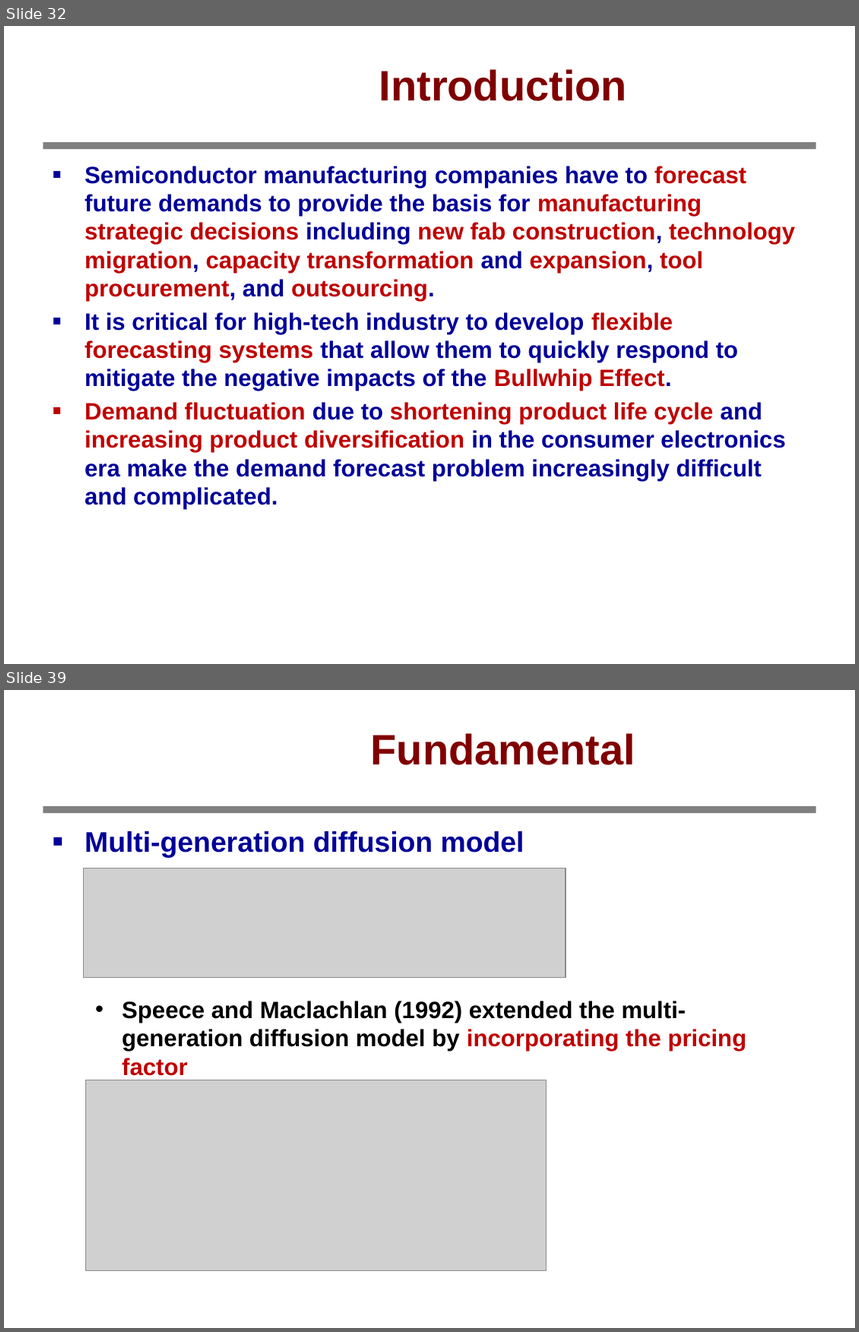
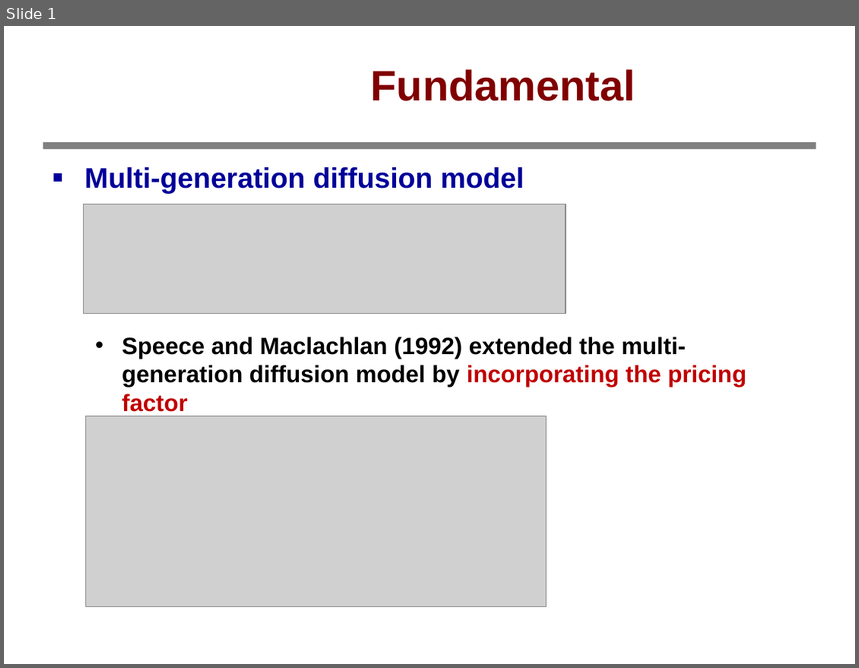
Before and after one commit to bbq9793101pohsien/Test_data, a slide deck: 學術交流.pptx. Shown one above the other, each under a label of ours: slides 32 and 39 before the commit, slide 1 after it; the slides between them are not shown. The pictures are 859x1332 and 859x668 pixels, drawn with LibreOffice and Linux fonts; fonts in the diff are those of the drawing; grey boxes stand for pictures; background and template pictures are left out. Boxes give left, top, right and bottom in pixels: in the first picture for what was removed or moved away, otherwise in the second. Text is boxed around its words. In the diff, an @@ line names an element or a change of style, - is before the commit and + after.

```diff
--- a/學術交流.pptx
+++ b/學術交流.pptx
@@ slide 32 removed at [4, 26, 855, 664], background #FFFFFF; not listed: 1 template element that a slide beside it also shows @@
@@ title removed at [379, 69, 627, 101] @@
-Introduction
@@ text removed at [85, 166, 795, 509] @@
-■ Semiconductor manufacturing companies have to forecast future demands to provide the basis for manufacturing strategic decisions including new fab construction, technology migration, capacity transformation and expansion, tool procurement, and outsourcing.
-■ It is critical for high-tech industry to develop flexible forecasting systems that allow them to quickly respond to mitigate the negative impacts of the Bullwhip Effect.
-■ Demand fluctuation due to shortening product life cycle and increasing product diversification in the consumer electronics era make the demand forecast problem increasingly difficult and complicated.
@@ page number removed at [654, 640, 852, 664] @@
-32
@@ what was slide 39 is now slide 1 @@
```
Also in this commit, not shown: 17 slides added, 37 other slides removed.
